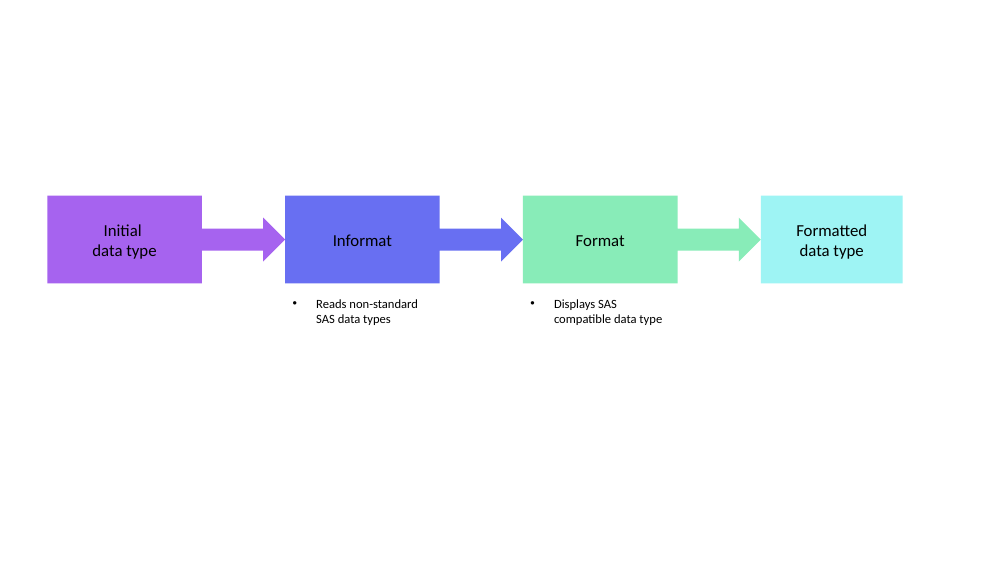
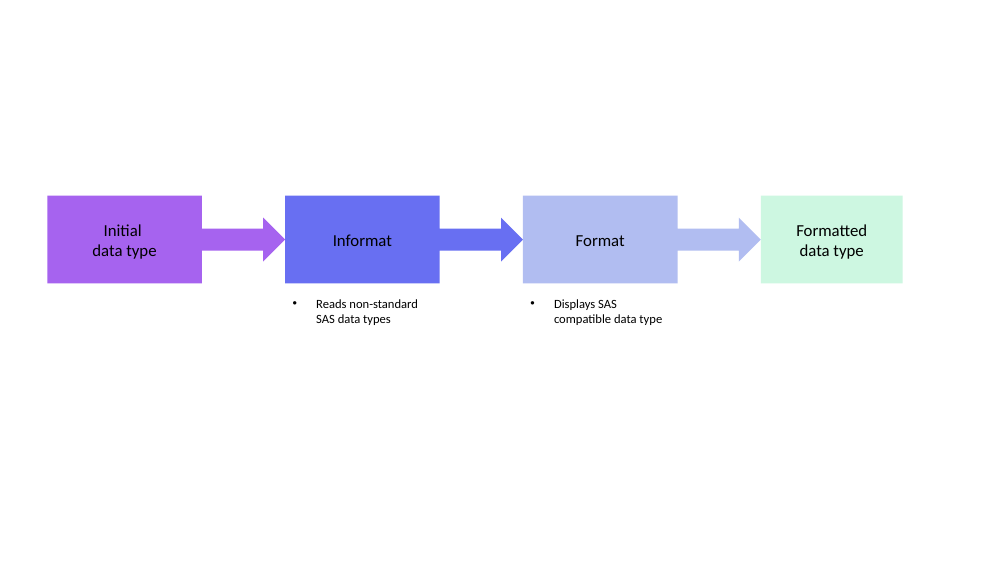
Before and after one commit to sastutorials/sastutorials.github.io, a slide deck: slide 1 of screenshots/imgs.pptx. Drawn at 1008x567 pixels with LibreOffice and Linux fonts; fonts in the diff are those of the drawing. Boxes give left, top, right and bottom in pixels: in the first picture for what was removed or moved away, otherwise in the second. Text is boxed around its words. In the diff, an @@ line names an element or a change of style, - is before the commit and + after.

```diff
--- a/screenshots/imgs.pptx
+++ b/screenshots/imgs.pptx
@@ right arrow callout "Format" at box(523, 196, 761, 284): fill #88ECB8 to #B1BDF1 @@
@@ rectangle "Formatted" at box(761, 196, 903, 284): fill #9EF4F4 to #CDF7E1 @@
```
Also in this commit, not shown: 1 other file.
